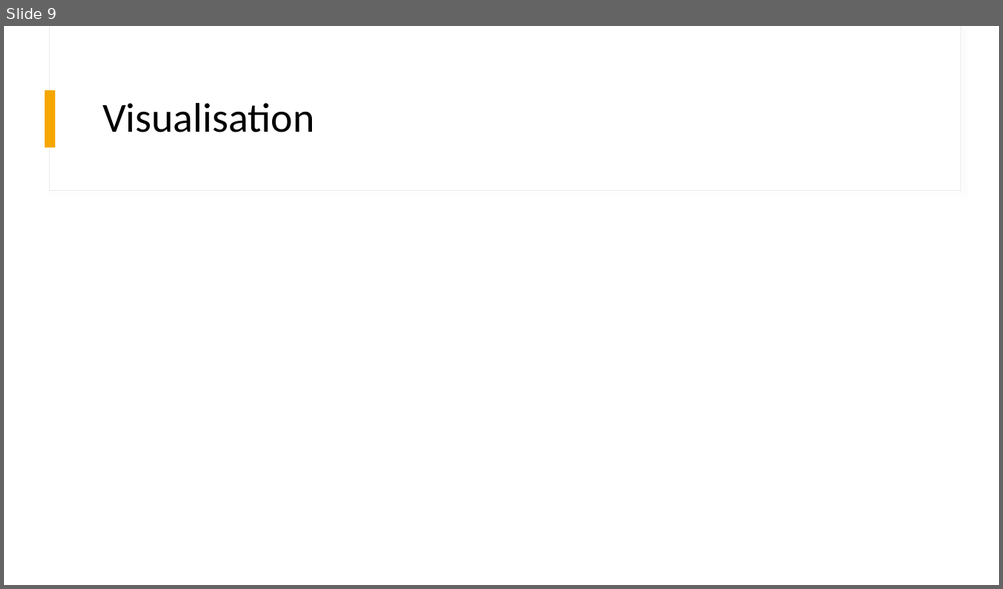
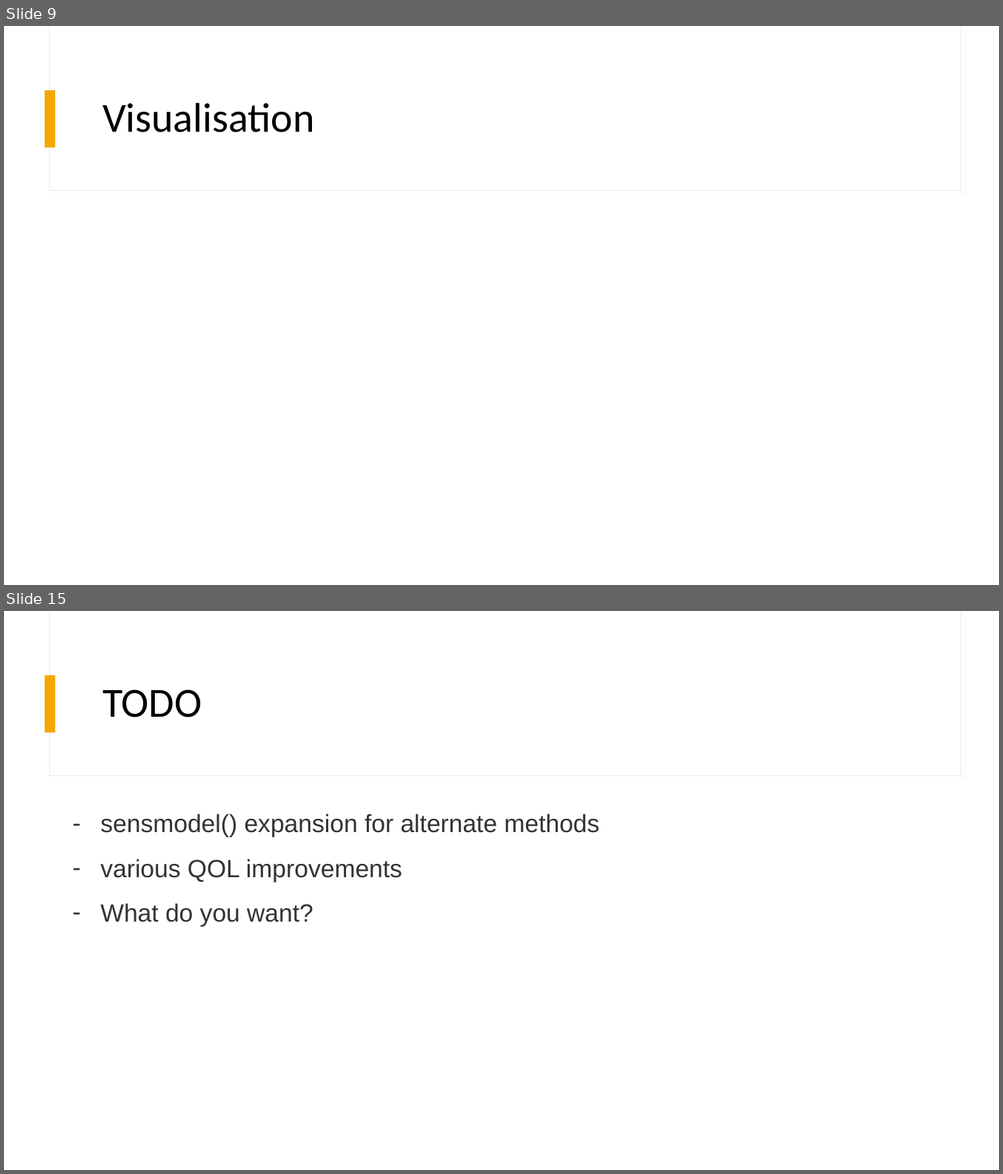
Before and after one commit to thomased/pavo_workshop, a slide deck: slides/intro_pavo.pptx. Shown one above the other, each under a label of ours: slide 9 before the commit, slides 9 and 15 after it; the slides between them are not shown. The pictures are 1003x589 and 1003x1174 pixels, drawn with LibreOffice and Linux fonts; fonts in the diff are those of the drawing. Boxes give left, top, right and bottom in pixels: in the first picture for what was removed or moved away, otherwise in the second. Text is boxed around its words. In the diff, an @@ line names an element or a change of style, - is before the commit and + after.

```diff
--- a/slides/intro_pavo.pptx
+++ b/slides/intro_pavo.pptx
@@ slide 15 added at <box>4,611,999,1170</box>, background #FFFFFF; not listed: 3 template elements that a slide beside it also shows @@
@@ title added at <box>102,689,202,718</box>, 40 pt, text #000000 @@
+TODO
@@ text added at <box>100,814,600,927</box>, 24 pt, text #333333 @@
+– sensmodel() expansion for alternate methods
+– various QOL improvements
+– What do you want?
```
Also in this commit, not shown: 6 slides changed, 6 other slides added, 2 slides removed, 2 other files.
